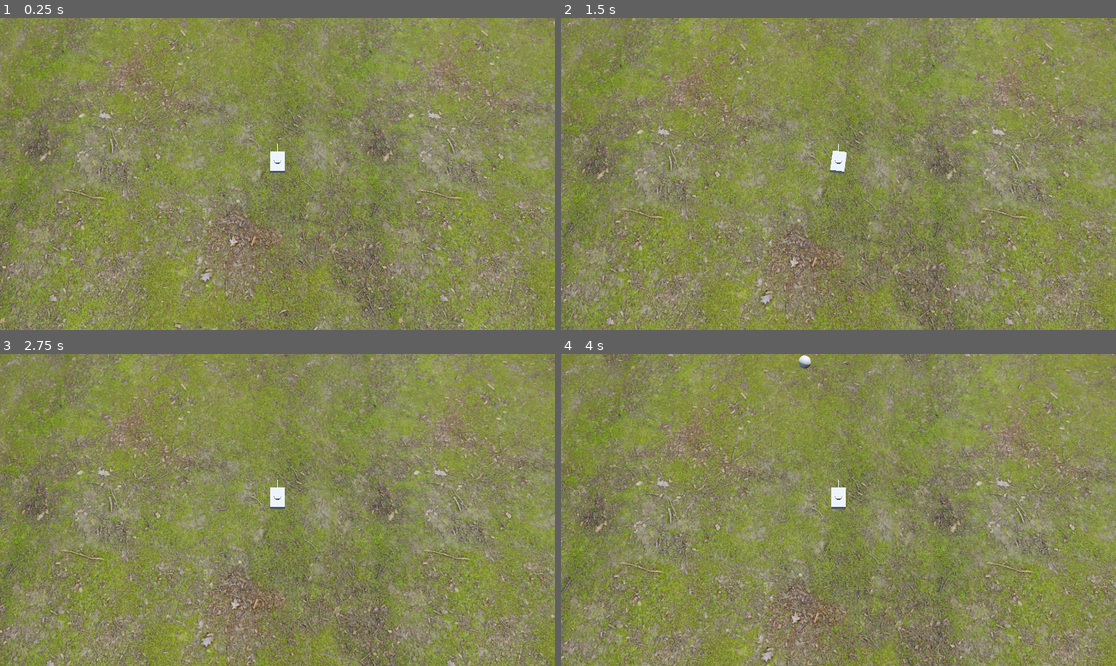
Above: before the commit, frames 1-4 (two rows, left to right).
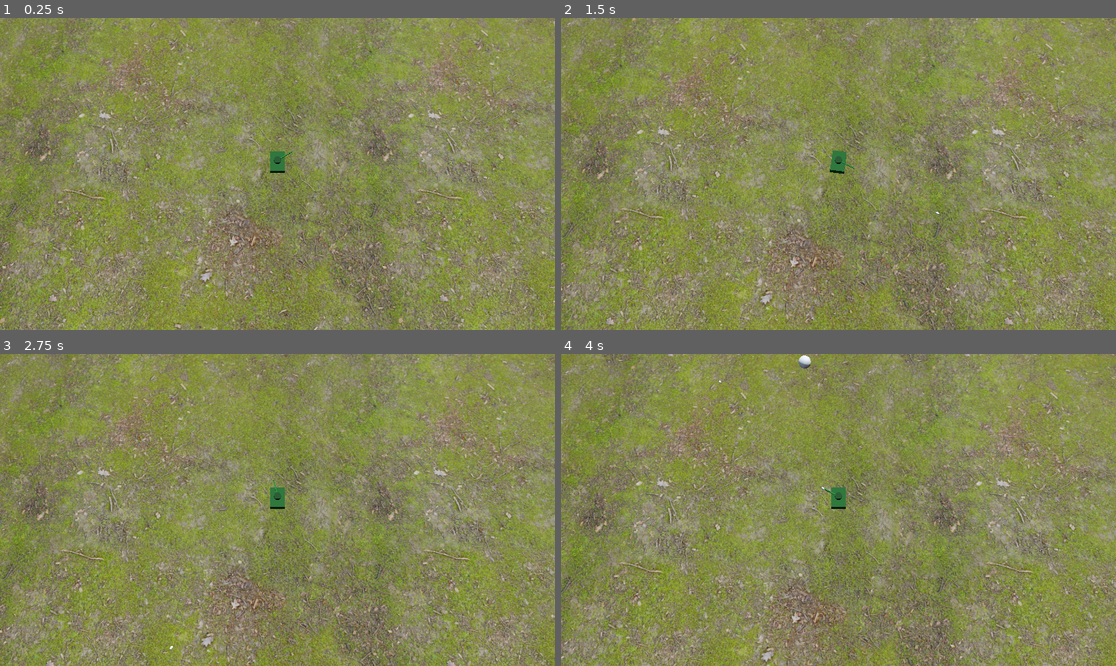
Above: after the commit, the same moments.

Repository: nmfightmaster/tank-survivor
Game: Godot game, scene res://scenes/game.tscn
Same seed, same stepped clock (60 frames per second), same inputs: the game is played once before the commit and once after it.
Inputs (mouse positions are in pixels of both pictures, inside the frame that each line leads up to):
- Up to frame 1 (0.25 s): no input
- Up to frame 2 (1.5 s): tap Enter at 0.5 s; move the mouse to (960, 158) at 0.52 s; hold W (move_forward) 0.53-1.28 s; hold T (toggle_aim, bound only after the commit) 0.53-1.28 s; move the mouse to (727, 189) at 1.27 s; hold S (move_backward) from 1.28 s (still down); tap D (turn_clockwise) at 1.35 s
- Up to frame 3 (2.75 s): tap T (toggle_aim, bound only after the commit) at 1.55 s; move the mouse to (333, 441) at 2.02 s; release S (move_backward) at 2.03 s; hold W (move_forward) from 2.03 s (still down); hold T (toggle_aim, bound only after the commit) from 2.03 s (still down); tap A (turn_counter_clockwise) at 2.1 s
- Up to frame 4 (4 s): move the mouse to (810, 572) at 2.77 s; release T (toggle_aim, bound only after the commit) at 2.78 s; tap T (toggle_aim, bound only after the commit) at 2.85 s; move the mouse to (1005, 556) at 3.52 s; release W (move_forward) at 3.53 s; hold S (move_backward) from 3.53 s (still down); hold T (toggle_aim, bound only after the commit) from 3.53 s (still down)

The runs differ from the first frame. In frame 1, 0.2% of the frame differs, in the area x 48-53%, y 40-50%; in frame 2, 0.2%; in frame 3, 0.2%; in frame 4, 0.2%, in the area x 28-52%, y 8-50%.

Commit message:
aiming and shooting

Diff:
--- a/project.godot
+++ b/project.godot
@@ -22,6 +22,7 @@
 [global_group]
 
 enemy=""
+player_projectile=""
 
 [input]
 
@@ -49,6 +50,11 @@
 , Object(InputEventKey,"resource_local_to_scene":false,"resource_name":"","device":-1,"window_id":0,"alt_pressed":false …(186 unchanged characters)…
 ]
 }
+toggle_aim={
+"deadzone": 0.2,
+"events": [Object(InputEventKey,"resource_local_to_scene":false,"resource_name":"","device":-1,"window_id":0,"alt_pressed":false,"shift_pressed":false,"ctrl_pressed":false,"meta_pressed":false,"pressed":false,"keycode":0,"physical_keycode":84,"key_label":0,"unicode":116,"location":0,"echo":false,"script":null)
+]
+}
 
 [rendering]
 
--- a/scenes/barrel.tscn
+++ b/scenes/barrel.tscn
@@ -1,10 +1,15 @@
-[gd_scene load_steps=2 format=3 uid="uid://br8lhmc0lhflp"]
+[gd_scene load_steps=3 format=3 uid="uid://br8lhmc0lhflp"]
+
+[sub_resource type="StandardMaterial3D" id="StandardMaterial3D_gvosk"]
+albedo_color = Color(0.07330928, 0.27848393, 0.08292537, 1)
 
 [sub_resource type="BoxMesh" id="BoxMesh_gvosk"]
 size = Vector3(0.3, 0.3, 5)
 
 [node name="Barrel" type="MeshInstance3D"]
+transform = Transform3D(1, 0, 0, 0, 1, 0, 0, 0, 1, 0.0019066334, -0.00556314, -0.001221776)
+material_override = SubResource("StandardMaterial3D_gvosk")
 mesh = SubResource("BoxMesh_gvosk")
 
-[node name="Marker3D" type="Marker3D" parent="."]
+[node name="Muzzle" type="Marker3D" parent="."]
 transform = Transform3D(1, 0, 0, 0, 1, 0, 0, 0, 1, 0, 0, -2.5107994)
--- a/scenes/body.tscn
+++ b/scenes/body.tscn
@@ -1,7 +1,11 @@
-[gd_scene load_steps=2 format=3 uid="uid://wdu63qe4pi3i"]
+[gd_scene load_steps=3 format=3 uid="uid://wdu63qe4pi3i"]
+
+[sub_resource type="StandardMaterial3D" id="StandardMaterial3D_2mpej"]
+albedo_color = Color(0.050506085, 0.21965626, 0.05964241, 1)
 
 [sub_resource type="BoxMesh" id="BoxMesh_2mpej"]
 size = Vector3(4, 2, 6)
 
 [node name="Body" type="MeshInstance3D"]
+material_override = SubResource("StandardMaterial3D_2mpej")
 mesh = SubResource("BoxMesh_2mpej")
--- /dev/null
+++ b/scenes/bullet.tscn
@@ -0,0 +1,26 @@
+[gd_scene load_steps=4 format=3 uid="uid://defwdv7okradj"]
+
+[ext_resource type="Script" uid="uid://cleqdpco8wukv" path="res://scripts/bullet.gd" id="1_mkf8s"]
+
+[sub_resource type="CapsuleShape3D" id="CapsuleShape3D_h1aey"]
+radius = 0.3
+height = 1.0
+
+[sub_resource type="CapsuleMesh" id="CapsuleMesh_mkf8s"]
+radius = 0.3
+height = 1.0
+
+[node name="Bullet" type="Area3D" groups=["player_projectile"]]
+collision_layer = 2
+collision_mask = 4
+script = ExtResource("1_mkf8s")
+
+[node name="CollisionShape3D" type="CollisionShape3D" parent="."]
+transform = Transform3D(1, 0, 0, 0, -4.371139e-08, -1, 0, 1, -4.371139e-08, 0, 0, 0)
+shape = SubResource("CapsuleShape3D_h1aey")
+
+[node name="MeshInstance3D" type="MeshInstance3D" parent="."]
+transform = Transform3D(1, 0, 0, 0, -4.371139e-08, -1, 0, 1, -4.371139e-08, 0, 0, 0)
+mesh = SubResource("CapsuleMesh_mkf8s")
+
+[connection signal="body_entered" from="." to="." method="_on_body_entered"]
--- a/scenes/player.tscn
+++ b/scenes/player.tscn
@@ -1,10 +1,11 @@
-[gd_scene load_steps=9 format=3 uid="uid://bjp2xgds1j05w"]
+[gd_scene load_steps=13 format=3 uid="uid://bjp2xgds1j05w"]
 
 [ext_resource type="Script" uid="uid://bnqd1kjginpva" path="res://scripts/player.gd" id="1_dqkch"]
 [ext_resource type="PackedScene" uid="uid://wdu63qe4pi3i" path="res://scenes/body.tscn" id="1_qhqgy"]
 [ext_resource type="PackedScene" uid="uid://b3heriggt2bb0" path="res://scenes/turret.tscn" id="2_dqkch"]
 [ext_resource type="PackedScene" uid="uid://br8lhmc0lhflp" path="res://scenes/barrel.tscn" id="3_qlg0r"]
 [ext_resource type="PackedScene" uid="uid://cmuffuqth4y7k" path="res://scenes/mob_spawner.tscn" id="5_qlg0r"]
+[ext_resource type="PackedScene" uid="uid://defwdv7okradj" path="res://scenes/bullet.tscn" id="6_tuyoq"]
 
 [sub_resource type="Curve3D" id="Curve3D_dqkch"]
 closed = true
@@ -18,7 +19,91 @@
 size = Vector3(4, 3, 6)
 
 [sub_resource type="BoxShape3D" id="BoxShape3D_qlg0r"]
-size = Vector3(4.5, 1, 6.5)
+size = Vector3(4.3, 3, 6.3)
+
+[sub_resource type="Animation" id="Animation_qlg0r"]
+resource_name = "take_damage"
+tracks/0/type = "value"
+tracks/0/imported = false
+tracks/0/enabled = true
+tracks/0/path = NodePath("Body:scale")
+tracks/0/interp = 1
+tracks/0/loop_wrap = true
+tracks/0/keys = {
+"times": PackedFloat32Array(0, 0.5, 1),
+"transitions": PackedFloat32Array(1, 1, 1),
+"update": 0,
+"values": [Vector3(1, 1, 1), Vector3(1.1, 1.1, 1.1), Vector3(1, 1, 1)]
+}
+tracks/1/type = "value"
+tracks/1/imported = false
+tracks/1/enabled = true
+tracks/1/path = NodePath("Turret:scale")
+tracks/1/interp = 1
+tracks/1/loop_wrap = true
+tracks/1/keys = {
+"times": PackedFloat32Array(0, 0.5, 1),
+"transitions": PackedFloat32Array(1, 1, 1),
+"update": 0,
+"values": [Vector3(1, 1, 1), Vector3(1.1, 1.1, 1.1), Vector3(1, 1, 1)]
+}
+tracks/2/type = "value"
+tracks/2/imported = false
+tracks/2/enabled = true
+tracks/2/path = NodePath("Turret/Barrel:scale")
+tracks/2/interp = 1
+tracks/2/loop_wrap = true
+tracks/2/keys = {
+"times": PackedFloat32Array(0, 0.5, 1),
+"transitions": PackedFloat32Array(1, 1, 1),
+"update": 0,
+"values": [Vector3(1, 1, 1), Vector3(1.1, 1.1, 1.1), Vector3(1, 1, 1)]
+}
+
+[sub_resource type="Animation" id="Animation_tuyoq"]
+length = 0.001
+tracks/0/type = "value"
+tracks/0/imported = false
+tracks/0/enabled = true
+tracks/0/path = NodePath("Body:scale")
+tracks/0/interp = 1
+tracks/0/loop_wrap = true
+tracks/0/keys = {
+"times": PackedFloat32Array(0),
+"transitions": PackedFloat32Array(1),
+"update": 0,
+"values": [Vector3(1, 1, 1)]
+}
+tracks/1/type = "value"
+tracks/1/imported = false
+tracks/1/enabled = true
+tracks/1/path = NodePath("Turret:scale")
+tracks/1/interp = 1
+tracks/1/loop_wrap = true
+tracks/1/keys = {
+"times": PackedFloat32Array(0),
+"transitions": PackedFloat32Array(1),
+"update": 0,
+"values": [Vector3(1, 1, 1)]
+}
+tracks/2/type = "value"
+tracks/2/imported = false
+tracks/2/enabled = true
+tracks/2/path = NodePath("Turret/Barrel:scale")
+tracks/2/interp = 1
+tracks/2/loop_wrap = true
+tracks/2/keys = {
+"times": PackedFloat32Array(0),
+"transitions": PackedFloat32Array(1),
+"update": 0,
+"values": [Vector3(1, 1, 1)]
+}
+
+[sub_resource type="AnimationLibrary" id="AnimationLibrary_fjrip"]
+_data = {
+&"RESET": SubResource("Animation_tuyoq"),
+&"take_damage": SubResource("Animation_qlg0r")
+}
 
 [node name="Player" type="CharacterBody3D" node_paths=PackedStringArray("tank_body_mesh", "tank_turret_mesh", "tank_collision", "tank_hitbox")]
 collision_layer = 2
@@ -28,6 +113,7 @@
 tank_turret_mesh = NodePath("Turret")
 tank_collision = NodePath("TankCollision")
 tank_hitbox = NodePath("Hitbox")
+bullet_scene = ExtResource("6_tuyoq")
 
 [node name="Body" parent="." instance=ExtResource("1_qhqgy")]
 
@@ -64,8 +150,22 @@
 wait_time = 0.5
 
 [node name="CollisionShape3D" type="CollisionShape3D" parent="Hitbox"]
+transform = Transform3D(1, 0, 0, 0, 1, 0, 0, 0, 1, 0, 0.5, 0)
 shape = SubResource("BoxShape3D_qlg0r")
+
+[node name="AnimationPlayer" type="AnimationPlayer" parent="."]
+libraries = {
+&"": SubResource("AnimationLibrary_fjrip")
+}
+
+[node name="ShootTimer" type="Timer" parent="."]
+autostart = true
 
 [connection signal="body_entered" from="Hitbox" to="." method="_on_hitbox_body_entered"]
 [connection signal="body_exited" from="Hitbox" to="." method="_on_hitbox_body_exited"]
 [connection signal="timeout" from="Hitbox/DamageTimer" to="." method="_on_damage_timer_timeout"]
+[connection signal="timeout" from="ShootTimer" to="." method="_on_shoot_timer_timeout"]
+
+[editable path="Body"]
+[editable path="Turret"]
+[editable path="Turret/Barrel"]
--- a/scenes/turret.tscn
+++ b/scenes/turret.tscn
@@ -1,4 +1,7 @@
-[gd_scene load_steps=2 format=3 uid="uid://b3heriggt2bb0"]
+[gd_scene load_steps=3 format=3 uid="uid://b3heriggt2bb0"]
+
+[sub_resource type="StandardMaterial3D" id="StandardMaterial3D_fowog"]
+albedo_color = Color(0.02927026, 0.16066045, 0.034689035, 1)
 
 [sub_resource type="CylinderMesh" id="CylinderMesh_fowog"]
 top_radius = 1.0
@@ -6,4 +9,5 @@
 height = 1.0
 
 [node name="Turret" type="MeshInstance3D"]
+material_override = SubResource("StandardMaterial3D_fowog")
 mesh = SubResource("CylinderMesh_fowog")
--- /dev/null
+++ b/scripts/bullet.gd
@@ -0,0 +1,15 @@
+extends Area3D
+
+@export var speed: float = 50.0
+@export var damage: float = 10.0
+
+func _physics_process(delta):
+    # Move the bullet forward based on its own orientation
+    # In Godot, -basis.z is usually "forward" in 3D
+    position -= transform.basis.z * speed * delta
+
+# Connect the body_entered signal to destroy the bullet/hit enemies
+func _on_body_entered(body):
+    if body.has_method("take_damage"):
+        body.take_damage(damage) # We'll add this to the enemy later
+    queue_free() # Destroy bullet
--- a/scripts/enemy.gd
+++ b/scripts/enemy.gd
@@ -1,6 +1,15 @@
 extends CharacterBody3D
 
 @export var speed: float = 9.0
+@export var health: int = 20
+
+func take_damage(amount: int) -> void:
+	health -= amount
+	if health <= 0:
+		die()
+
+func die() -> void:
+	queue_free()
 
 func _physics_process(delta: float) -> void:
 	var direction = global_position.direction_to(GameManager.player_position)
--- a/scripts/player.gd
+++ b/scripts/player.gd
@@ -2,14 +2,25 @@
 
 @export var speed: float = 10.0
 @export var rotation_speed: float = 2.0
+@export var turret_traversal_speed: float = 4.0
 @export var tank_body_mesh: MeshInstance3D
 @export var tank_turret_mesh: MeshInstance3D
 @export var tank_collision: CollisionShape3D
 @export var tank_hitbox: Area3D
+@export var bullet_scene: PackedScene
 
+@onready var muzzle: Marker3D = $Turret/Barrel/Muzzle
+@onready var shoot_timer: Timer = $ShootTimer
 @onready var damage_timer: Timer = $Hitbox/DamageTimer
+@onready var animation_player: AnimationPlayer = $AnimationPlayer
 
 var enemies_touching: int = 0
+var is_auto_aiming: bool = false
+
+func _input(event: InputEvent) -> void:
+	if event.is_action_pressed("toggle_aim"):
+		is_auto_aiming = !is_auto_aiming
+		print("Auto aim: ", is_auto_aiming)
 
 func _ready() -> void:
 	GameManager.player_position = global_position
@@ -32,6 +43,7 @@
 	take_damage()
 
 func take_damage() -> void:
+	animation_player.play("take_damage")
 	GameManager.player_health -= 10
 	print("Player health: ", GameManager.player_health)
 
@@ -45,8 +57,82 @@
 	GameManager.player_health = 100
 	enemies_touching = 0
 
+func get_mouse_world_position():
+	var mouse_pos = get_viewport().get_mouse_position()
+	var camera = get_viewport().get_camera_3d()
+
+	# 1. Define the start and end of our 'laser beam'
+	var ray_origin = camera.project_ray_origin(mouse_pos)
+	var ray_end = ray_origin + camera.project_ray_normal(mouse_pos) * 2000 # 2000 is the 'range'
+
+	# 2. Ask the physics world what the laser hits
+	var query = PhysicsRayQueryParameters3D.create(ray_origin, ray_end)
+	query.collision_mask = 1 # Only hit Layer 1 (the floor)
+
+	var result = get_world_3d().direct_space_state.intersect_ray(query)
+
+	# 3. If the laser hit the floor, return that 3D coordinate
+	if result:
+		return result.position
+	return Vector3.ZERO
+
+func get_nearest_enemy():
+	var enemies = get_tree().get_nodes_in_group("enemy")
+	if enemies.size() == 0:
+		return null
+	var nearest_enemy = null
+	var nearest_distance = INF
+	for enemy in enemies:
+		var distance = global_position.distance_to(enemy.global_position)
+		if distance < nearest_distance:
+			nearest_distance = distance
+			nearest_enemy = enemy
+	return nearest_enemy
+
+func _on_shoot_timer_timeout() -> void:
+	shoot()
+
+func shoot() -> void:
+	var bullet = bullet_scene.instantiate()
+	bullet.position = muzzle.global_position
+	bullet.rotation = muzzle.global_rotation
+	get_tree().current_scene.add_child(bullet)
+
 func _physics_process(delta: float) -> void:
 	GameManager.player_position = global_position
+
+	var target_pos = Vector3.ZERO
+
+	if !is_auto_aiming:
+		target_pos = get_mouse_world_position()
+
+	else:
+		var nearest_enemy = get_nearest_enemy()
+		if nearest_enemy:
+			target_pos = nearest_enemy.global_position
+
+	if target_pos != Vector3.ZERO:
+		target_pos.y = tank_turret_mesh.global_position.y
+
+
+		# Calculate the target direction
+		# Using global_transform.looking_at handles the math for us
+		var target_xform = tank_turret_mesh.global_transform.looking_at(target_pos)
+		var target_angle = target_xform.basis.get_euler().y
+
+		# Get current angle
+		var current_angle = tank_turret_mesh.global_rotation.y
+
+		# Calculate the difference, ensuring consistent wrapping (-PI to PI)
+		# wrapf(diff, -PI, PI) ensures we take the shortest path
+		var angle_diff = wrapf(target_angle - current_angle, -PI, PI)
+
+		# Clamp the movement to our speed limits
+		# This creates the "constant speed" traversal effect
+		var rotation_change = clamp(angle_diff, -turret_traversal_speed * delta, turret_traversal_speed * delta)
+
+		# Apply rotation
+		tank_turret_mesh.global_rotation.y += rotation_change
 
 	# Add the gravity.
 	if not is_on_floor():
@@ -65,7 +151,7 @@
 	var input_dir := Input.get_axis("move_backward", "move_forward")
 	if input_dir:
 		# Move in the direction the tank body is facing
-		var direction = -tank_body_mesh.global_transform.basis.z * input_dir
+		var direction = - tank_body_mesh.global_transform.basis.z * input_dir
 		velocity.x = direction.x * speed
 		velocity.z = direction.z * speed
 	else:
Not shown, added: scripts/bullet.gd.uid
